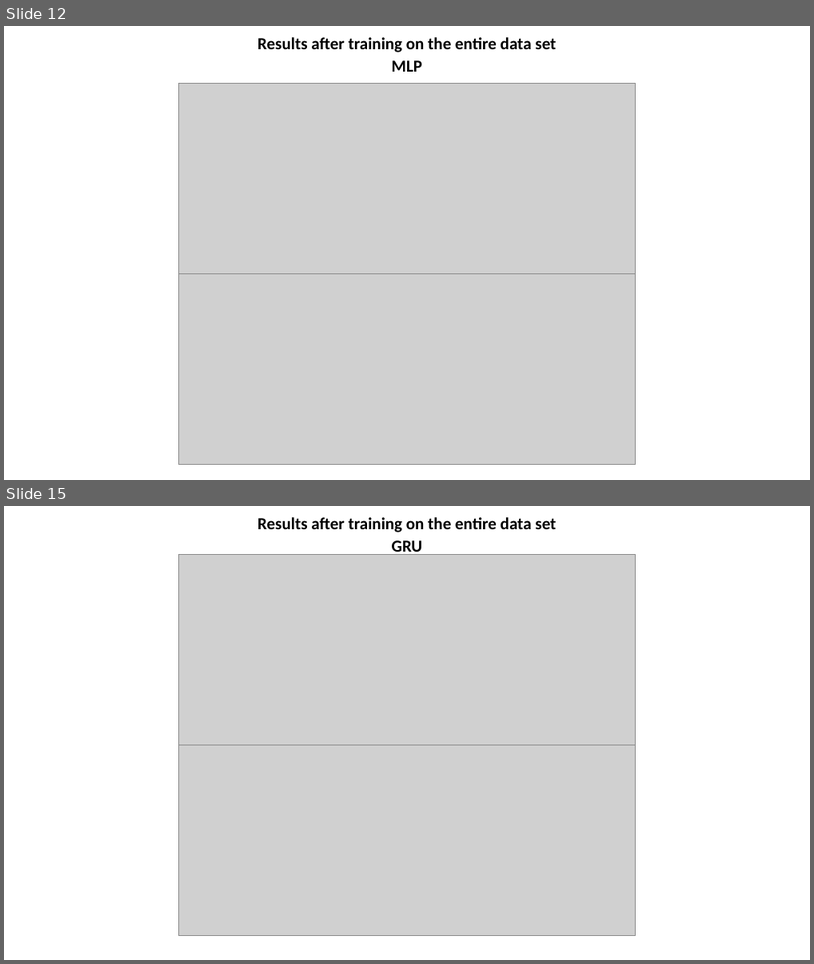
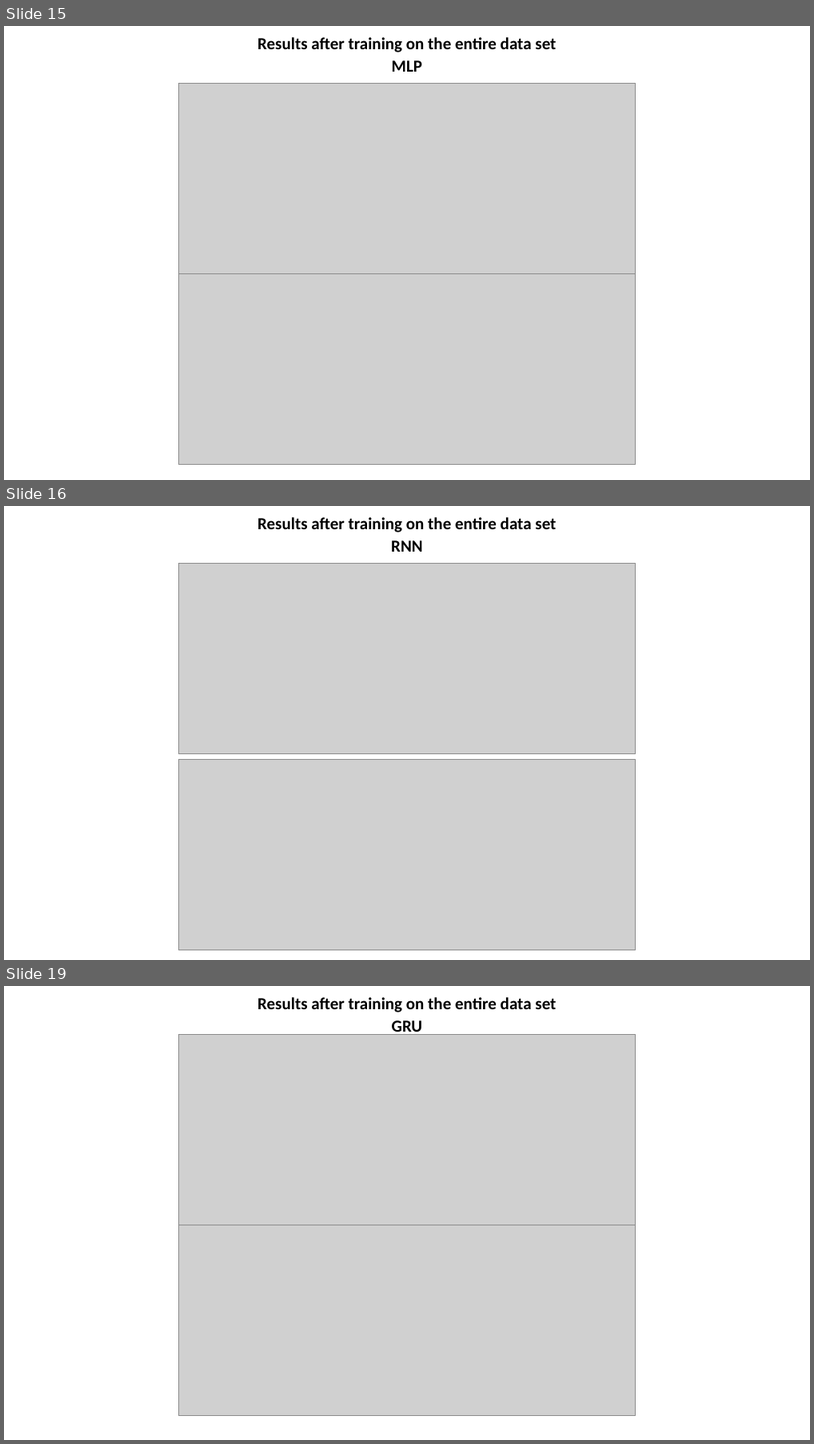
Before and after one commit to sfremerey/backprophet, a slide deck: Backprophet.pptx. Shown one above the other, each under a label of ours: slides 12 and 15 before the commit, slides 15, 16 and 19 after it; the slides between them are not shown. The pictures are 814x964 and 814x1444 pixels, drawn with LibreOffice and Linux fonts; fonts in the diff are those of the drawing; grey boxes stand for pictures. Boxes give left, top, right and bottom in pixels: in the first picture for what was removed or moved away, otherwise in the second. Text is boxed around its words. In the diff, an @@ line names an element or a change of style, - is before the commit and + after.

```diff
--- a/Backprophet.pptx
+++ b/Backprophet.pptx
@@ slide 16 added at (x1=4, y1=506, x2=810, y2=960), background #FFFFFF @@
@@ title added at (x1=258, y1=517, x2=556, y2=532), 20 pt, text #000000, bold @@
+Results after training on the entire data set
@@ text added at (x1=391, y1=540, x2=422, y2=552), 20 pt, text #000000, bold @@
+RNN
@@ picture added at (x1=179, y1=564, x2=636, y2=754) @@
@@ picture added at (x1=179, y1=759, x2=636, y2=949) @@
@@ what was slide 12 is now slide 15 @@
@@ what was slide 15 is now slide 19 @@
```
Also in this commit, not shown: 16 slides changed, 5 other slides added, 1 slide removed, 1 other file.
